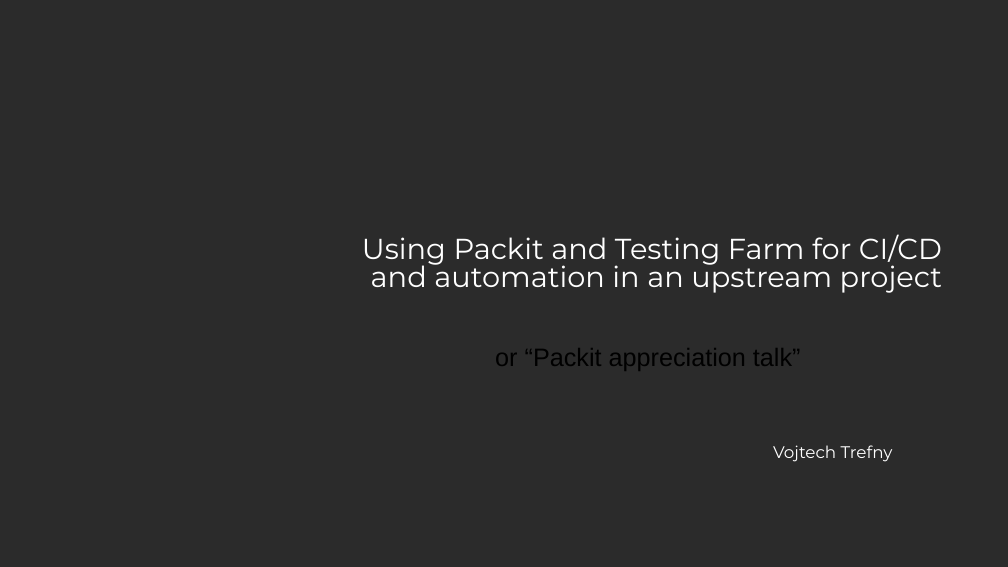
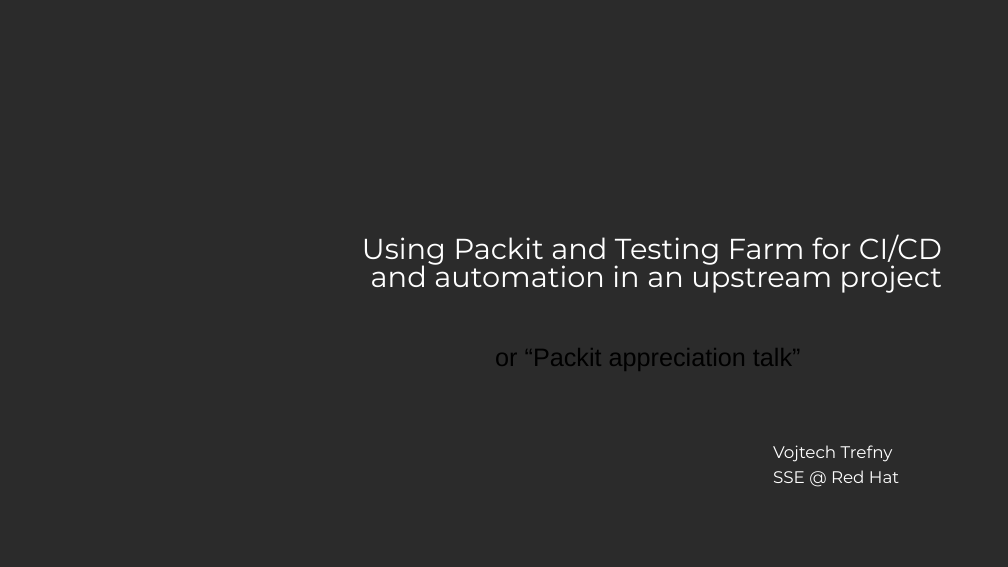
Before and after one commit to vojtechtrefny/slides, a slide deck: slide 1 of Using packit and testing farm/Using packit and testing farm.odp. Drawn at 1008x567 pixels with LibreOffice and Linux fonts; fonts in the diff are those of the drawing; background and template pictures are left out; a plain dark background stands for a picture behind light text. Boxes give left, top, right and bottom in pixels: in the first picture for what was removed or moved away, otherwise in the second. Text is boxed around its words. In the diff, an @@ line names an element or a change of style, - is before the commit and + after.

Commit message:
Packit slides update v2

```diff
--- a/Using packit and testing farm/Using packit and testing farm.odp
+++ b/Using packit and testing farm/Using packit and testing farm.odp
@@ subtitle at (773, 470, 899, 483): paragraph added @@
+SSE @ Red Hat
```
Also in this commit, not shown: 1 other slide changed, 1 other file.
